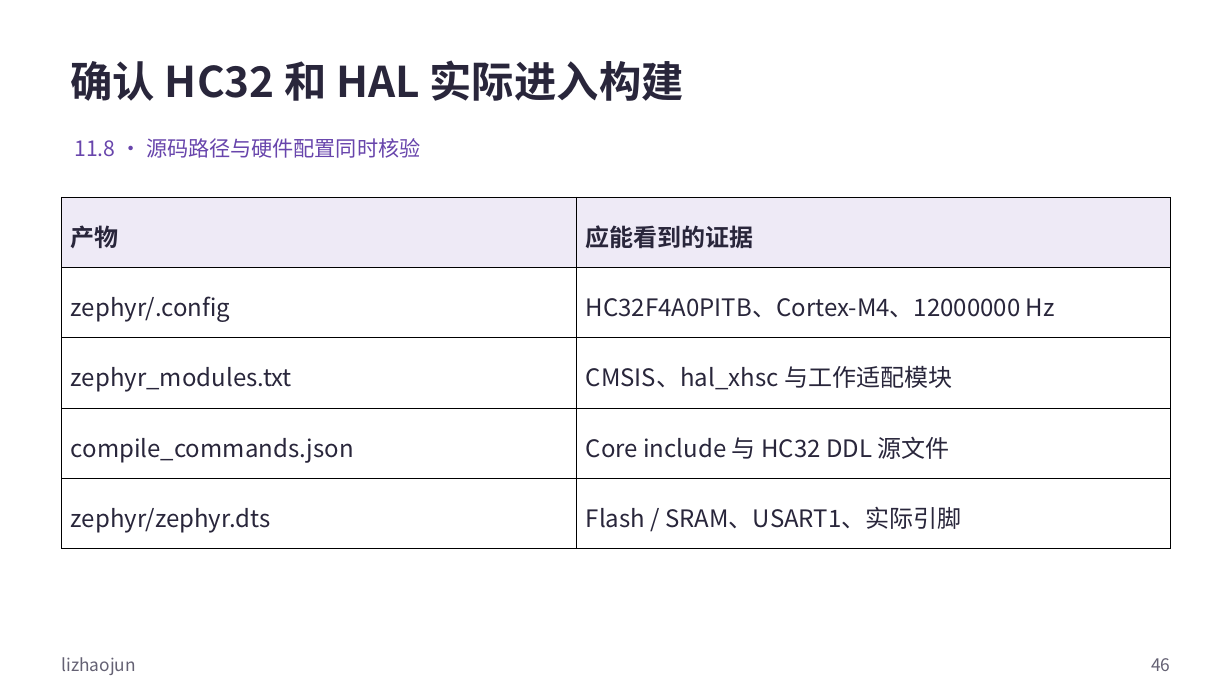
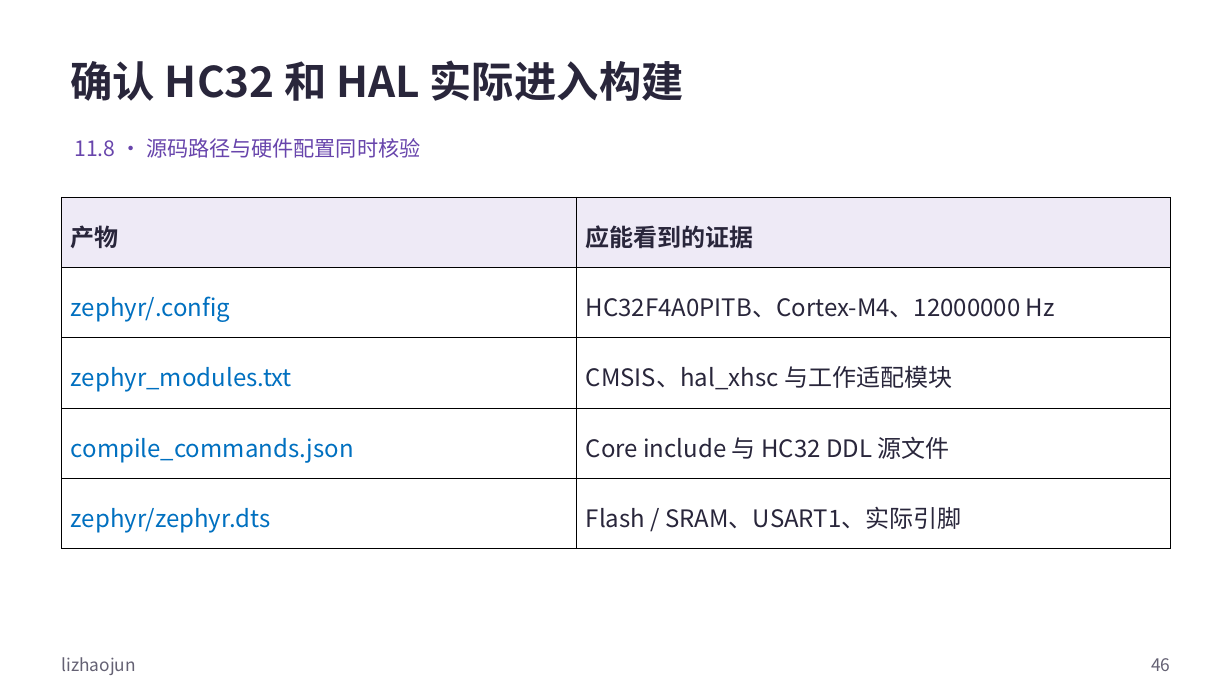
Before and after one commit to FormingSystem/zephyr_hc32f4a0, a slide deck: slide 46 of learning/P01_zephyr_make_project/slides/P011_编译示例与新增开发板_Windows.pptx. Drawn at 1232x693 pixels with LibreOffice and Linux fonts; fonts in the diff are those of the drawing. Boxes give left, top, right and bottom in pixels: in the first picture for what was removed or moved away, otherwise in the second. Text is boxed around its words. In the diff, an @@ line names an element or a change of style, - is before the commit and + after.

```diff
--- a/learning/P01_zephyr_make_project/slides/P011_编译示例与新增开发板_Windows.pptx
+++ b/learning/P01_zephyr_make_project/slides/P011_编译示例与新增开发板_Windows.pptx
@@ table at <box>62,198,1171,549</box> @@
@@ text colour #29263B to #0070C0 in "zephyr/.config", "zephyr_modules.txt", "compile_commands.json", "zephyr/zephyr.dts" @@
```
Also in this commit, not shown: 47 other slides changed, 49 other files.
